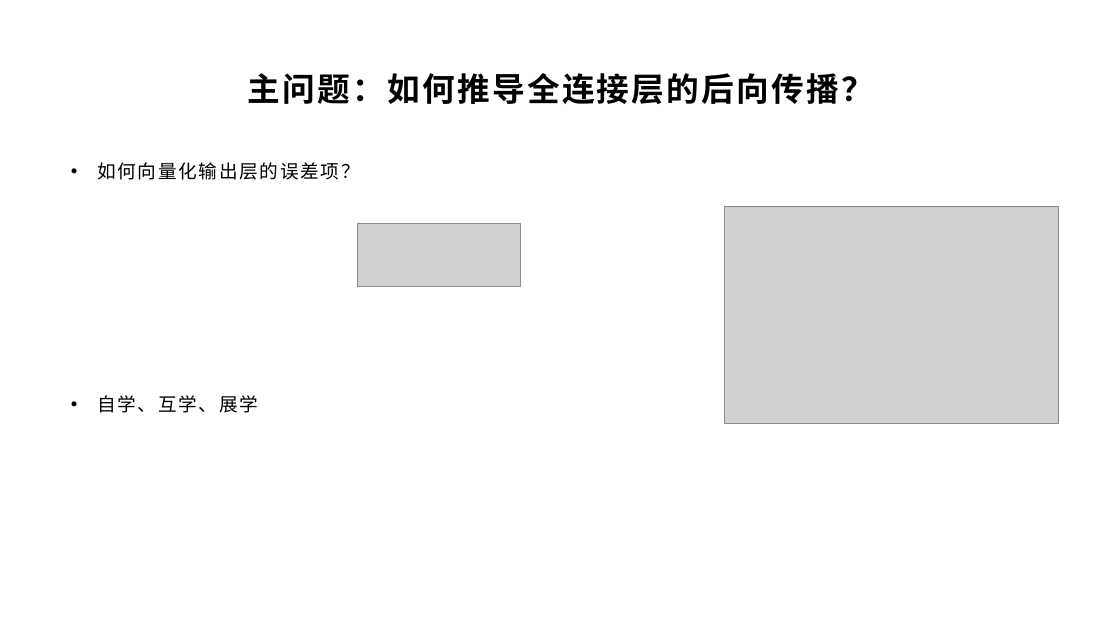
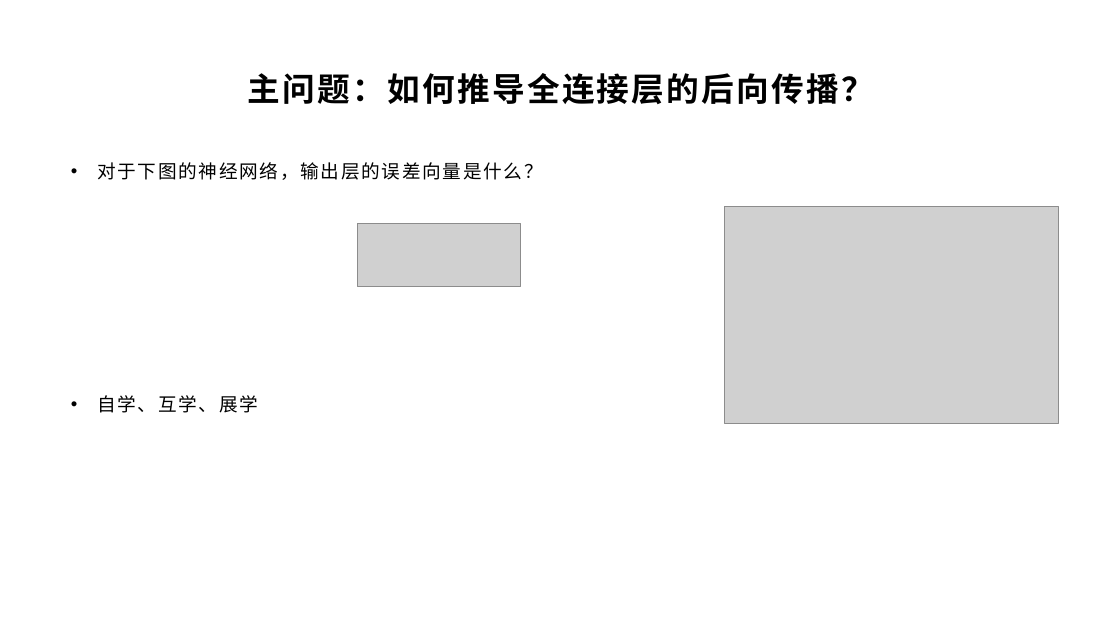
Before and after one commit to yyc-git/DeepLearningEdu, a slide deck: slide 18 of lessons/3_derivation_3/ppt/全连接层的前向和后向传播推导（下）.pptx (slide 16 before the commit). Drawn at 1120x630 pixels with LibreOffice and Linux fonts; fonts in the diff are those of the drawing; grey boxes stand for pictures; background and template pictures are left out. Boxes give left, top, right and bottom in pixels: in the first picture for what was removed or moved away, otherwise in the second. Text is boxed around its words. In the diff, an @@ line names an element or a change of style, - is before the commit and + after.

```diff
--- a/lessons/3_derivation_3/ppt/全连接层的前向和后向传播推导（下）.pptx
+++ b/lessons/3_derivation_3/ppt/全连接层的前向和后向传播推导（下）.pptx
@@ text at <box>97,162,543,180</box>: text changed @@
-• 如何向量化输出层的误差项？
+• 对于下图的神经网络，输出层的误差向量是什么？
```
Also in this commit, not shown: 18 other slides changed, 3 slides added, 1 slide removed, 1 other file.
